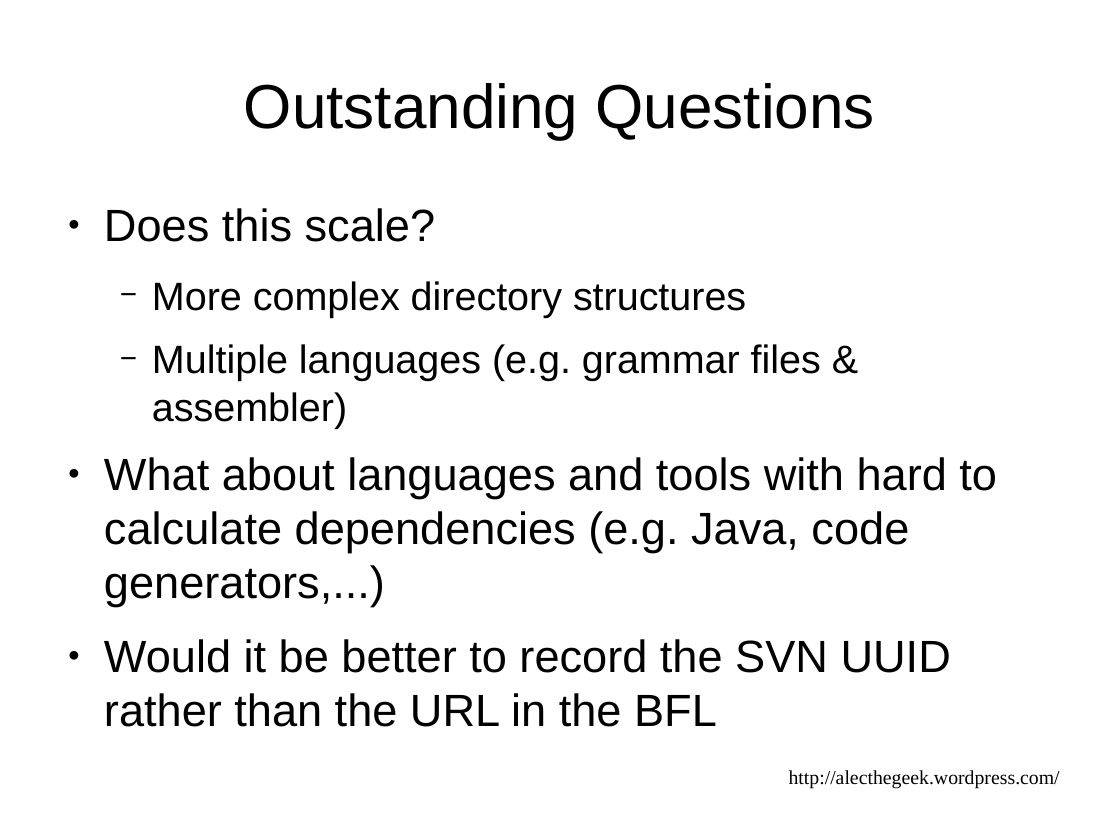
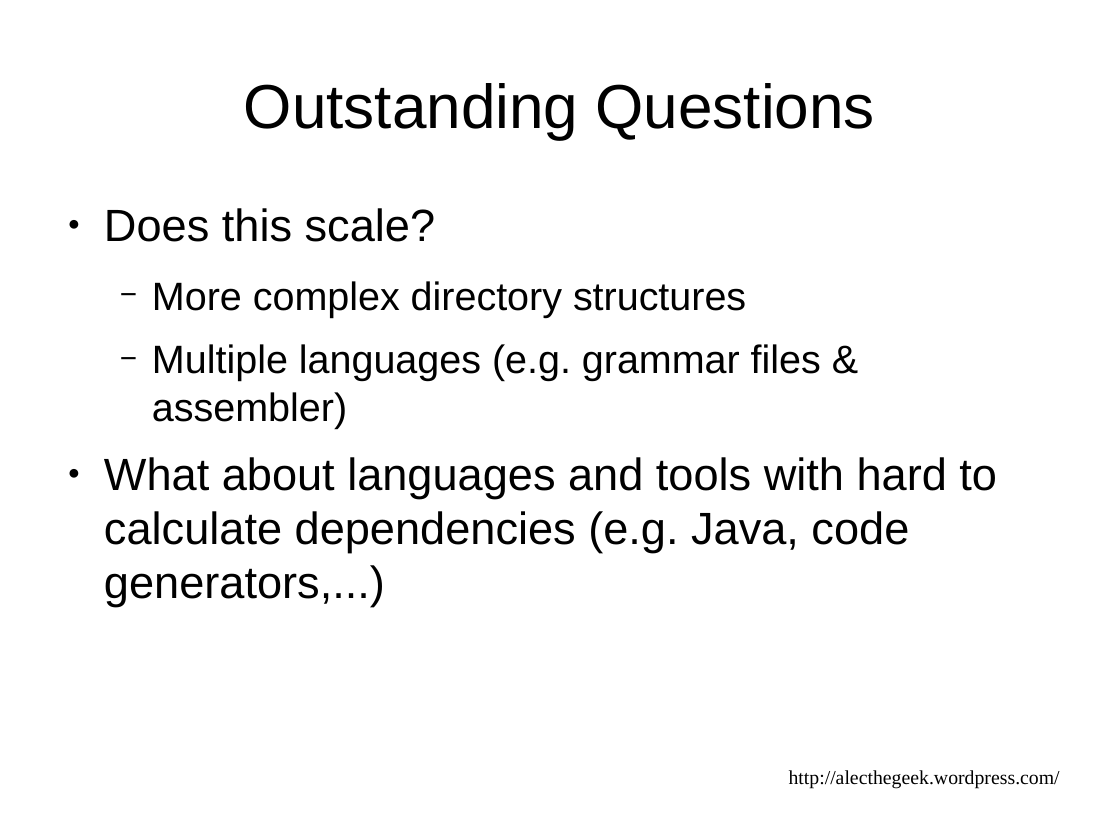
Before and after one commit to alecthegeek/gitbuilding, a slide deck: slide 32 of DevOpsDownUnderPresentation.odp (slide 34 before the commit). Drawn at 1120x840 pixels with LibreOffice and Linux fonts; fonts in the diff are those of the drawing. Boxes give left, top, right and bottom in pixels: in the first picture for what was removed or moved away, otherwise in the second. Text is boxed around its words. In the diff, an @@ line names an element or a change of style, - is before the commit and + after.

```diff
--- a/DevOpsDownUnderPresentation.odp
+++ b/DevOpsDownUnderPresentation.odp
@@ text at box(104, 639, 951, 727): paragraph removed @@
-● Would it be better to record the SVN UUID rather than the URL in the BFL
```
Also in this commit, not shown: 15 other slides changed, 2 slides removed.
